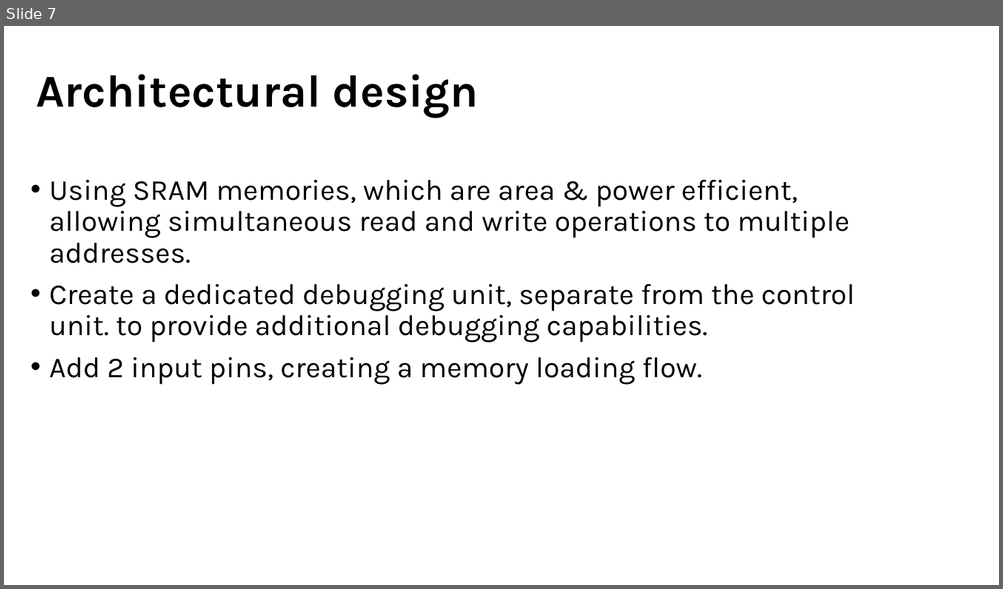
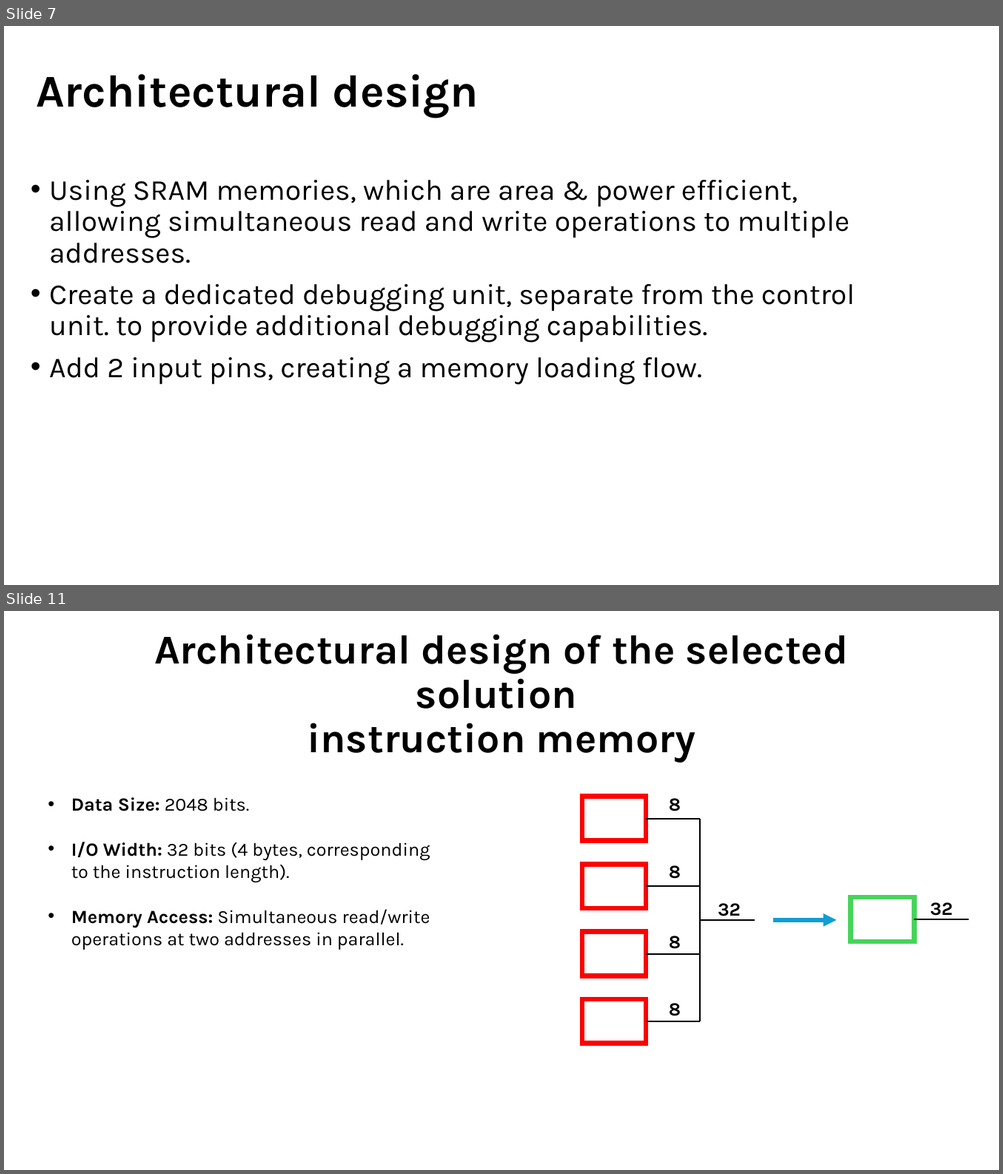
Before and after one commit to muhammad0bi/044169_project_B, a slide deck: Presintaions and Reports/Final presntaion VLSI.pptx. Shown one above the other, each under a label of ours: slide 7 before the commit, slides 7 and 11 after it; the slides between them are not shown. The pictures are 1003x589 and 1003x1174 pixels, drawn with LibreOffice and Linux fonts; fonts in the diff are those of the drawing. Boxes give left, top, right and bottom in pixels: in the first picture for what was removed or moved away, otherwise in the second. Text is boxed around its words. In the diff, an @@ line names an element or a change of style, - is before the commit and + after.

Commit message:
report data memory diagram image updated, final presentation updated

```diff
--- a/Presintaions and Reports/Final presntaion VLSI.pptx
+++ b/Presintaions and Reports/Final presntaion VLSI.pptx
@@ slide 11 added at bbox=[4, 611, 999, 1170], background #FFFFFF @@
@@ title added at bbox=[154, 634, 848, 762], 39.6 pt, text #000000, bold @@
+Architectural design of the selected solution
+instruction memory
@@ text added at bbox=[71, 797, 430, 950], 18 pt, text #000000 @@
+• Data Size: 2048 bits.
+• I/O Width: 32 bits (4 bytes, corresponding to the instruction length).
+• Memory Access: Simultaneous read/write operations at two addresses in parallel.
@@ rectangle added at bbox=[582, 797, 646, 841], fill #FFFFFF, outline #FF0000 4.75 pt @@
@@ text added at bbox=[669, 798, 680, 812], 18 pt, text #000000, bold @@
+8
@@ line added from (646, 819) to (700, 819), #000000 1.5 pt @@
@@ line added from (700, 819) to (700, 1022), #000000 1.5 pt @@
@@ rectangle added at bbox=[582, 865, 646, 908], fill #FFFFFF, outline #FF0000 4.75 pt @@
@@ text added at bbox=[669, 866, 680, 879], 18 pt, text #000000, bold @@
+8
@@ line added from (646, 886) to (700, 886), #000000 1.5 pt @@
@@ rectangle added at bbox=[850, 897, 913, 942], fill #FFFFFF, outline #47D45A 4.75 pt @@
@@ line added from (700, 920) to (754, 920), #000000 1.5 pt @@
@@ text added at bbox=[717, 903, 740, 921], 18 pt, text #000000, bold @@
+32
@@ arrow added from (774, 920) to (836, 920), #0F9ED5 4.25 pt @@
@@ line added from (914, 920) to (968, 920), #000000 1.5 pt @@
@@ text added at bbox=[930, 903, 953, 920], 18 pt, text #000000, bold @@
+32
@@ rectangle added at bbox=[582, 932, 646, 976], fill #FFFFFF, outline #FF0000 4.75 pt @@
@@ text added at bbox=[669, 936, 680, 949], 18 pt, text #000000, bold @@
+8
@@ line added from (646, 954) to (700, 954), #000000 1.5 pt @@
@@ rectangle added at bbox=[582, 999, 646, 1044], fill #FFFFFF, outline #FF0000 4.75 pt @@
@@ text added at bbox=[669, 1003, 680, 1017], 18 pt, text #000000, bold @@
+8
@@ line added from (646, 1022) to (700, 1022), #000000 1.5 pt @@
```
Also in this commit, not shown: 5 slides changed, 4 other slides added, 1 other file.
